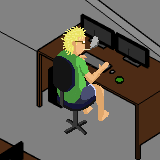
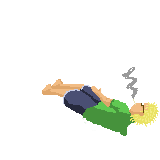
Comparing the layer stacks of the two (160, 160) images. Changes:
hid group "workin" (43 layers) over [52,3,138,135]
added group "Generalist copie" with 2 layers above "Generalist" over [42,67,159,136]
added layer "Calque 5" in group "Generalist copie" over [75,67,138,106]
added layer "face" (7th of 8, in "Generalist copie") in group "Generalist copie" over [42,79,159,136]
hid group "Generalist" (3 layers) over [52,26,125,135]
hid "team copie 2" over [0,0,160,160]
hid "Calque 2" over [0,0,160,160]
